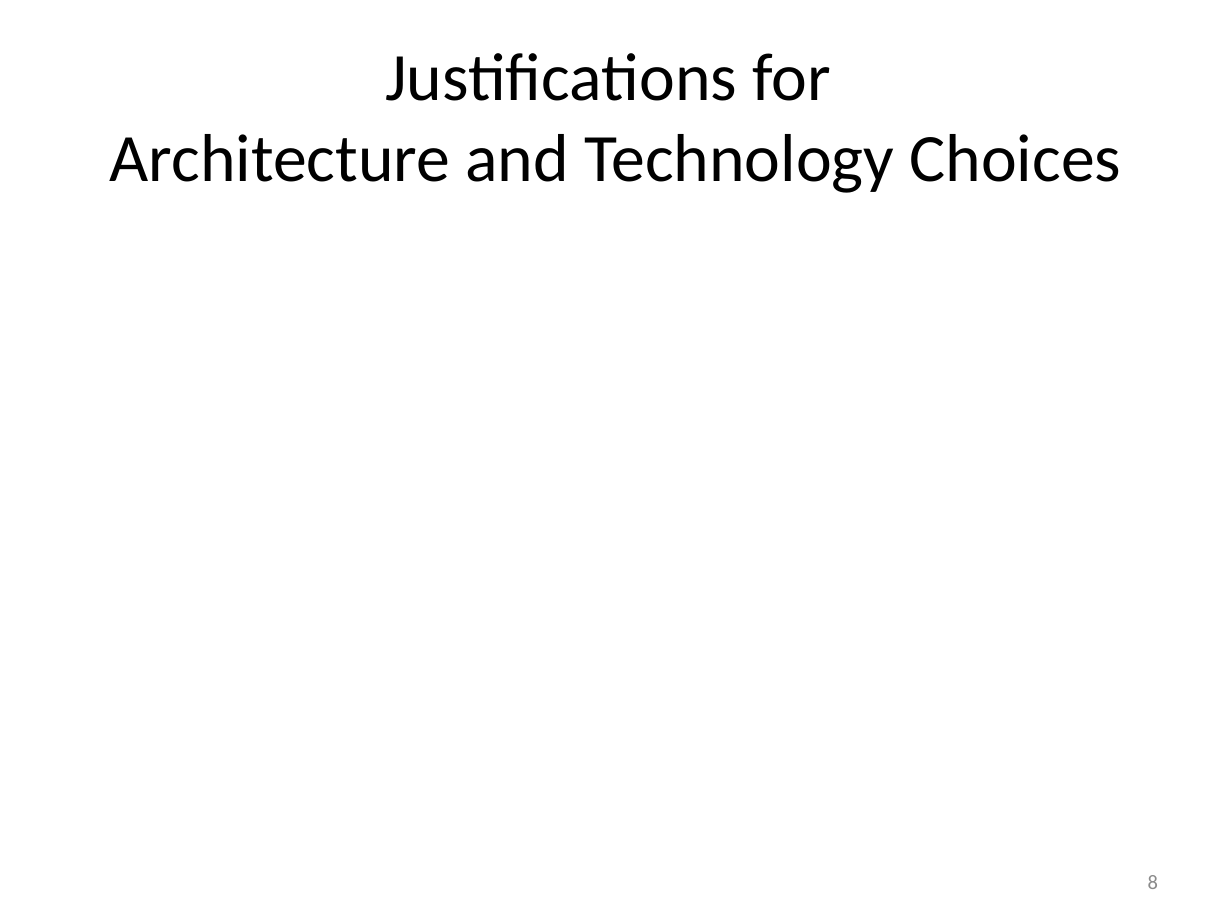
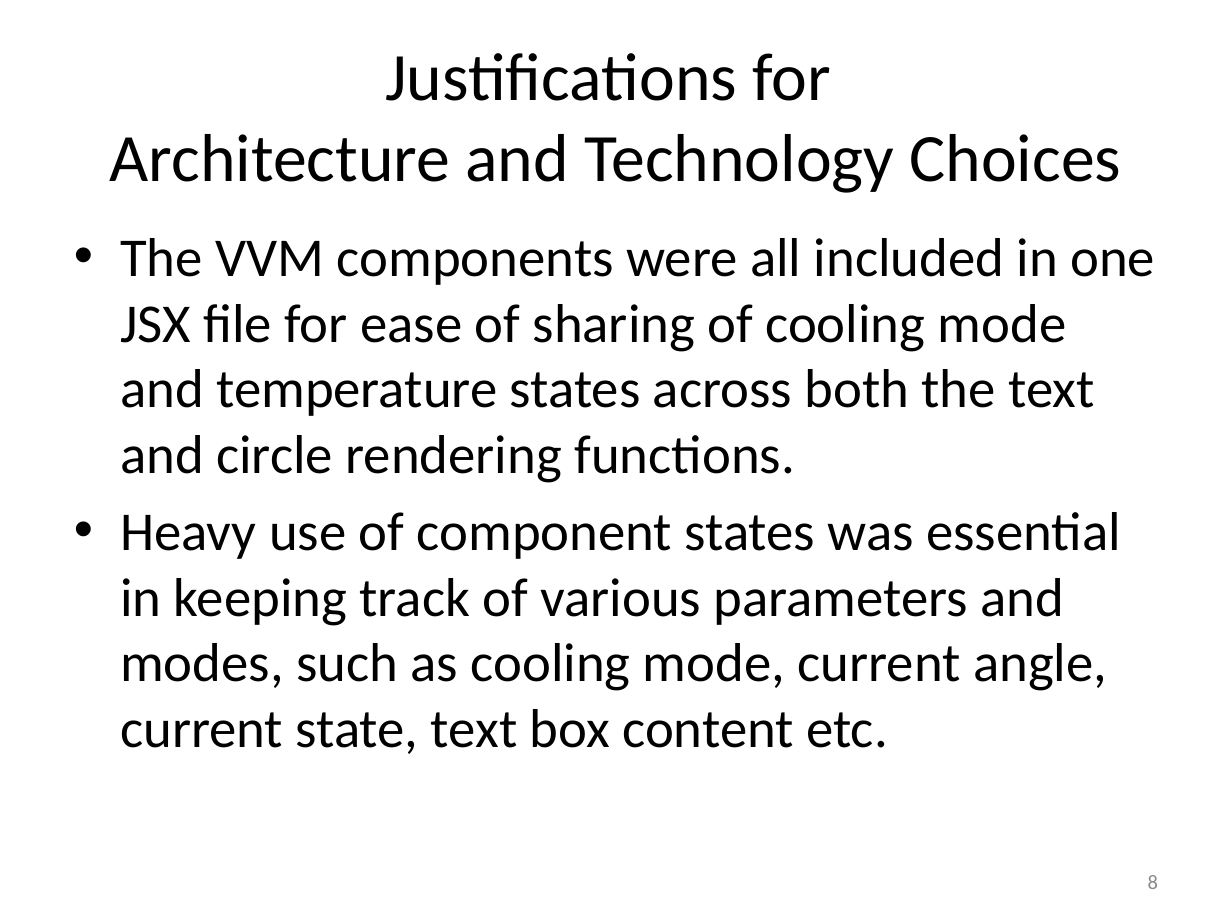
Before and after one commit to adileyzekmoon/CS3249_Assignment3, a slide deck: slide 8 of documents/CS3249 Assn3 template.pptx. Drawn at 1232x924 pixels with LibreOffice and Linux fonts; fonts in the diff are those of the drawing. Boxes give left, top, right and bottom in pixels: in the first picture for what was removed or moved away, otherwise in the second. Text is boxed around its words. In the diff, an @@ line names an element or a change of style, - is before the commit and + after.

Commit message:
added scroll function and completed documentation

```diff
--- a/documents/CS3249 Assn3 template.pptx
+++ b/documents/CS3249 Assn3 template.pptx
@@ text added at [120, 238, 1155, 754], 32 pt, text #000000 @@
+• The VVM components were all included in one JSX file for ease of sharing of cooling mode and temperature states across both the text and circle rendering functions.
+• Heavy use of component states was essential in keeping track of various parameters and modes, such as cooling mode, current angle, current state, text box content etc.
```
Also in this commit, not shown: 6 other slides changed, 11 other files.
